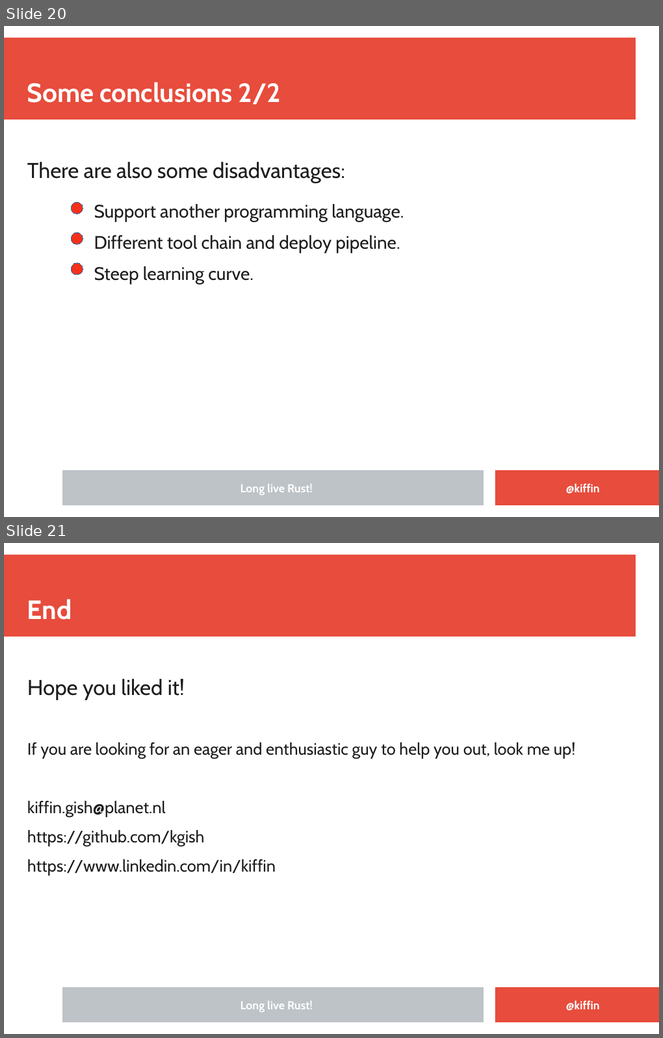
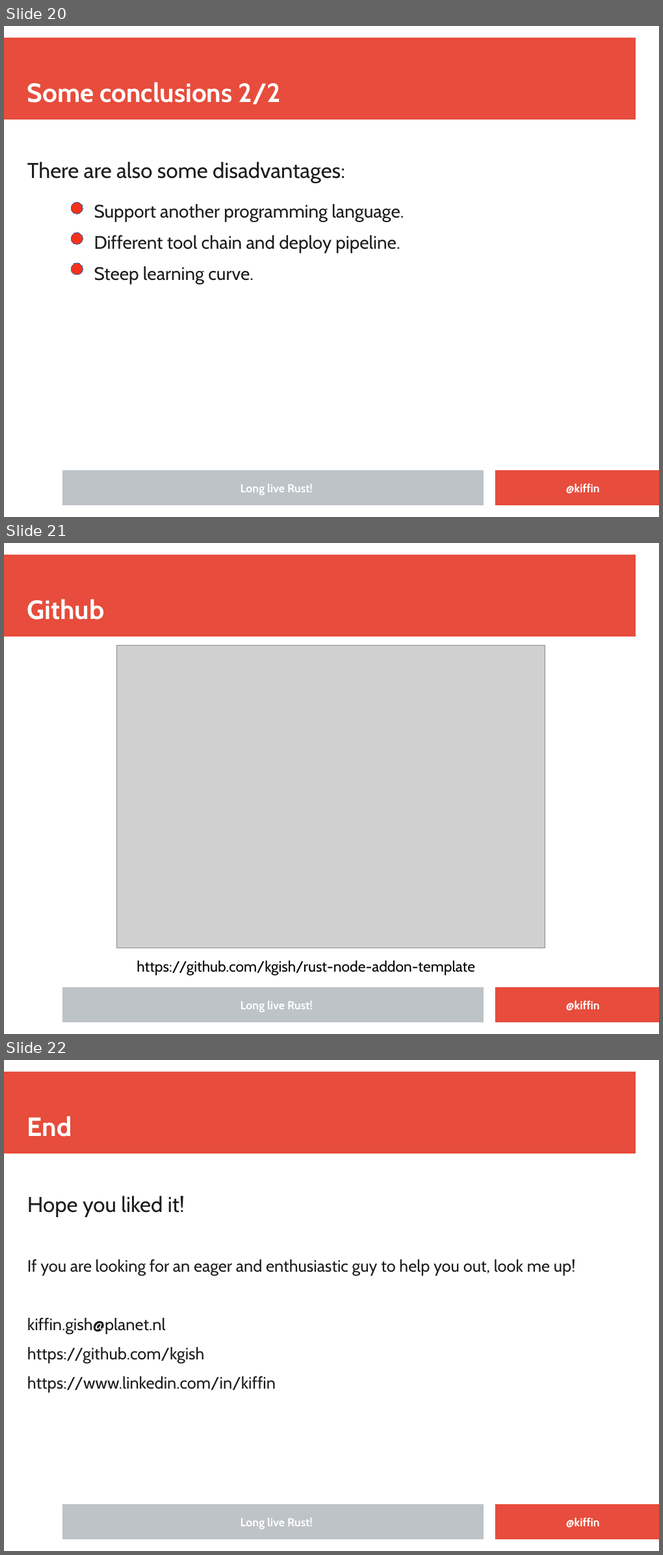
Before and after one commit to kgish/rust-node-addon-template, a slide deck: documents/Embedding-Rust-in-NodeJS-applications.odp. Shown one above the other, each under a label of ours: slides 20 and 21 before the commit, slides 20, 21 and 22 after it. The pictures are 663x1038 and 663x1555 pixels, drawn with LibreOffice and Linux fonts; fonts in the diff are those of the drawing; grey boxes stand for pictures; background and template pictures are left out. Boxes give left, top, right and bottom in pixels: in the first picture for what was removed or moved away, otherwise in the second. Text is boxed around its words. In the diff, an @@ line names an element or a change of style, - is before the commit and + after.

Commit message:
Updated the presentation.

```diff
--- a/documents/Embedding-Rust-in-NodeJS-applications.odp
+++ b/documents/Embedding-Rust-in-NodeJS-applications.odp
@@ slide 21 added at (x1=4, y1=543, x2=659, y2=1034), background #FFFFFF; not listed: 3 template elements that a slide beside it also shows @@
@@ title added at (x1=27, y1=599, x2=104, y2=620), 32 pt, text #FFFFFF, bold @@
+Github
@@ picture added at (x1=116, y1=645, x2=545, y2=949) @@
@@ text added at (x1=137, y1=961, x2=475, y2=976), 18 pt, text #000000 @@
+https://github.com/kgish/rust-node-addon-template
@@ text added at (x1=241, y1=1001, x2=313, y2=1012), 14 pt, text #FFFFFF, bold @@
+Long live Rust!
@@ text added at (x1=566, y1=1001, x2=600, y2=1011), 14 pt, text #FFFFFF, bold @@
+@kiffin
@@ what was slide 21 is now slide 22 @@
```
